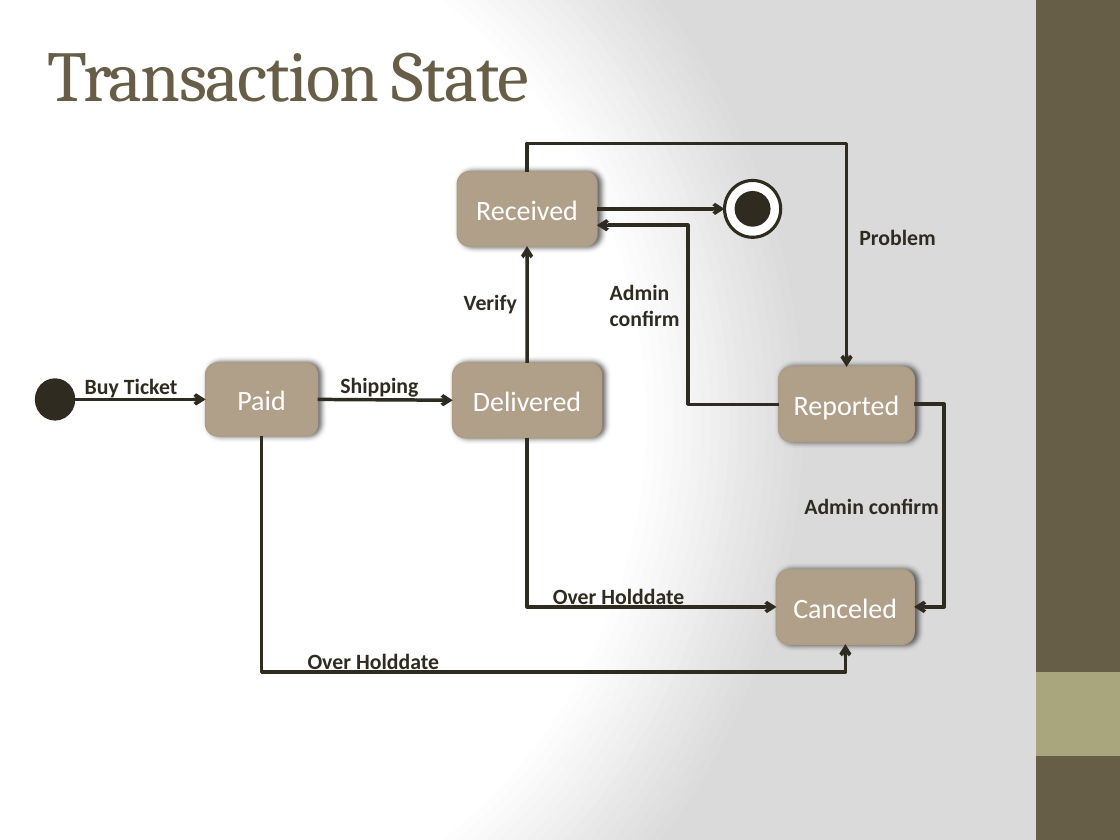
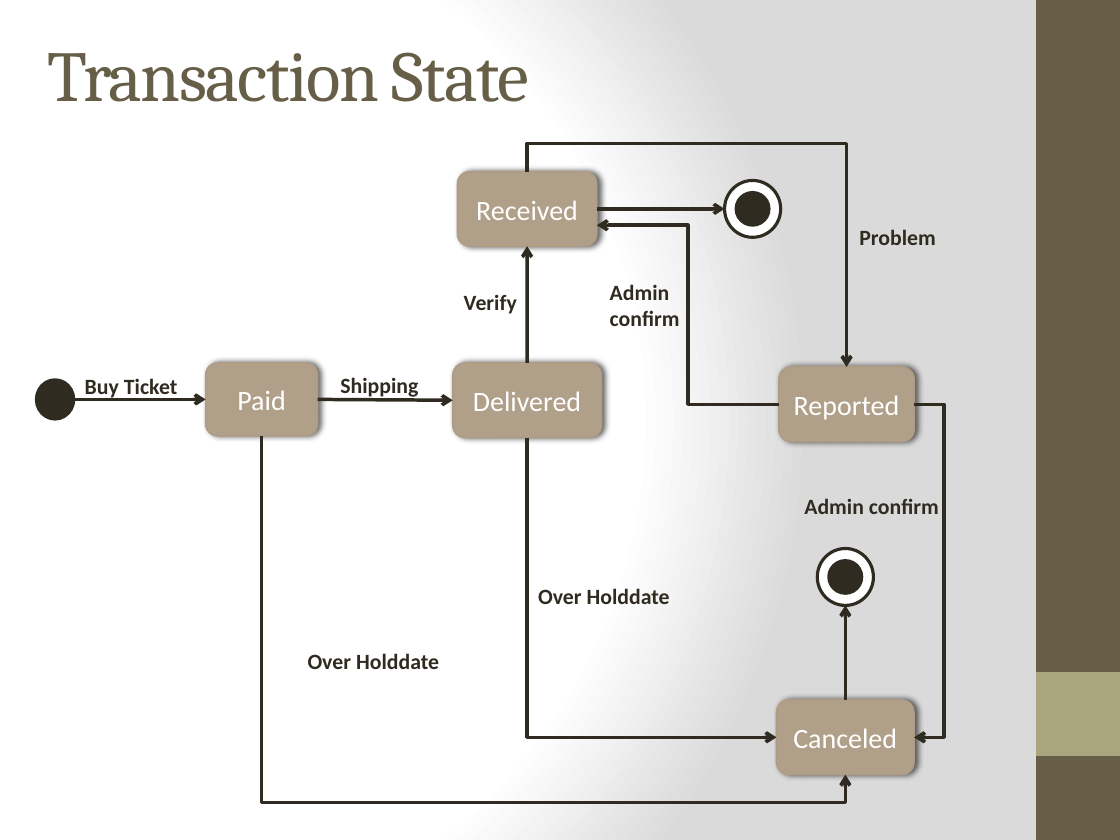
Before and after one commit to phonglk/fptu_capstone, a slide deck: slide 4 of Document/SubSlide.pptx. Drawn at 1120x840 pixels with LibreOffice and Linux fonts; fonts in the diff are those of the drawing. Boxes give left, top, right and bottom in pixels: in the first picture for what was removed or moved away, otherwise in the second. Text is boxed around its words. In the diff, an @@ line names an element or a change of style, - is before the commit and + after.

```diff
--- a/Document/SubSlide.pptx
+++ b/Document/SubSlide.pptx
@@ elbow arrow moved from (914, 404) - (914, 607) to (914, 404) - (914, 737) @@
@@ elbow arrow moved from (262, 436) - (846, 644) to (262, 436) - (846, 775) @@
@@ elbow arrow moved from (528, 438) - (776, 607) to (528, 438) - (776, 737) @@
@@ ellipse added at bbox=[818, 549, 874, 606], fill #FFFFFF, outline #2F2B20 2 pt @@
@@ ellipse added at bbox=[829, 561, 861, 594], fill #2F2B20, outline #2F2B20 2 pt @@
@@ text "Over Holddate" rewrapped from bbox=[553, 588, 684, 609] to bbox=[538, 588, 670, 604] @@
@@ arrow added from (846, 700) to (846, 606), #2F2B20 2.25 pt @@
@@ rounded rectangle "Canceled": place and size @@
-rounded rectangle "Canceled" at bbox=[776, 570, 914, 645]
+rounded rectangle "Canceled" at bbox=[776, 700, 914, 775]
```
Also in this commit, not shown: 2 other slides changed.
